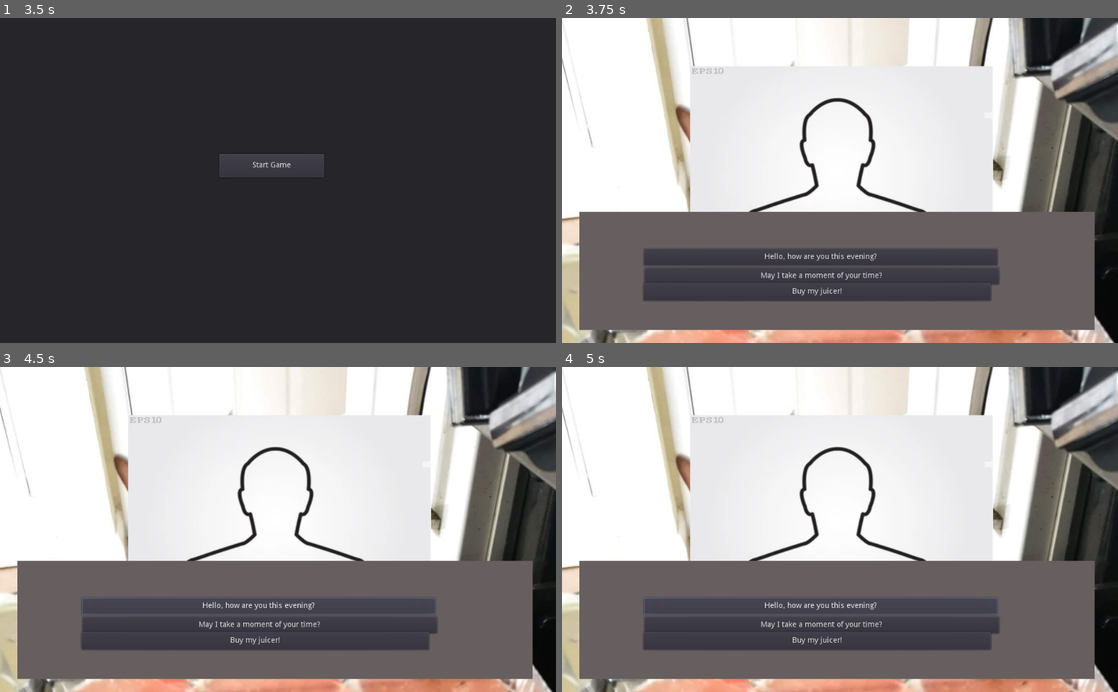
Above: before the commit, frames 1-4 (two rows, left to right).
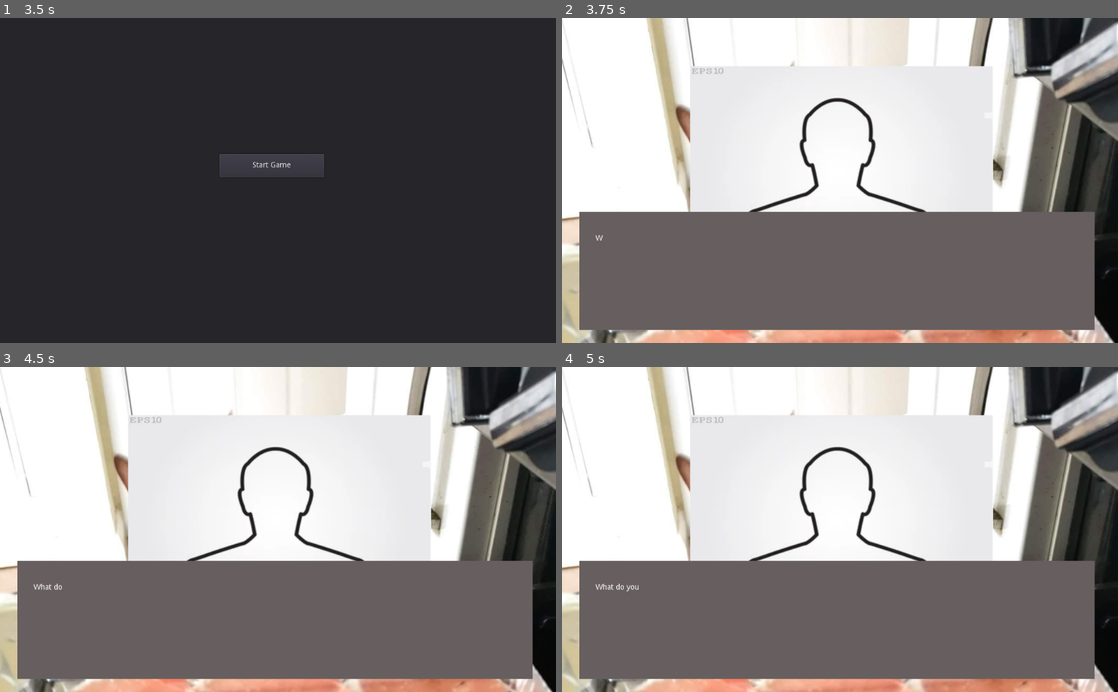
Above: after the commit, the same moments.

Repository: Feketelo/DycerLyfe-International-RenPy-
Game: Godot game, scene res://DycerLyfe.tscn
Two runs of this game, one before a commit and one after it. Both use one fixed random seed, a clock stepped at 60 frames per second and the inputs below.
Inputs (mouse positions are in pixels of both pictures, inside the frame that each line leads up to):
- Up to frame 1 (3.5 s): click (261, 258) at 0.52 s; click (261, 274) at 1.27 s; click (255, 291) at 2.02 s; click (261, 313) at 2.77 s
- Up to frame 2 (3.75 s): click "Start Game" at 3.5 s
- Up to frame 3 (4.5 s): click (261, 607) at 4.25 s, where only the run before the commit has a clickable "Hello, how are you this eveni…"
- Up to frame 4 (5 s): no input

Frame 1 is identical in both runs. In frame 2, 9.7% of the frame differs, in the area x 6-79%, y 66-88%; in frame 3, 9.9%; in frame 4, 9.9%.
Error before the commit: Invalid set index 'text' (on base: 'null instance') with value of type 'String'. (res://HouseCall_1.gd:70)

Commit message:
whatever is here

Diff:
--- a/Dialogue.gd
+++ b/Dialogue.gd
@@ -1,8 +1,13 @@
 extends Node
 
+
 var encounter_1 = [
-	{
+	{	# 0
+		"Type": "Text",
 		"Text": "What do you want?",
+	},
+	{	# 1
+		"Type": "Choices",
 		"Choices": [
 			{	"Text": "Hello, how are you this evening?",
 				"Success%": 100,
@@ -27,8 +32,13 @@
 			 }
 		]
 	},
-	{
+	{	# 2
+		"Type": "Text",
 		"Text": "What is it?",
+		"GoTo": 3
+	},
+	{	# 3
+		"Type": "Choices",
 		"Choices": [
 			{
 				"Text": "I'm here with the renowned dycerLyfe International brand 5-in-1 Ultimate Juicerator. It has won 3 industry awards just this year!",
@@ -36,50 +46,61 @@
 				"SuccessText": "But what can the Juicerator do for me?",
 				"FailureText": "DycerLyfe? I don't know about all that.",
 				"Points": 1,
-				"GoTo": 3
+				"GoTo": 4
 			},
 			{	"Text": "Let me demonstrate for you the juiceing power of the dycerLyfe International brand 5-in-1 Ultimate Juicerator on this fresh apple.",
 				"Success%": 50,
 				"SuccessText": "That's some fresh-looking apple juice!",
 				"FailureText": "I'm allergic to apples.",
 				"Points": 2,
-				"GoTo": 4
+				"GoTo": 6
 			 },
 			 {	"Text": "Give me your shoe. I'm going to juice it. *Whirring noises*",
 				"Success%": 5,
 				"SuccessText": "I didn't know my shoe had so much juice!",
 				"FailureText": "I loved that shoe.",
 				"Points": 3,
-				"GoTo": 5
+				"GoTo": 8
 			 }
 		]
 	},
-	{
+	{	# 4
+		"Type": "Text",
 		"Text": "I'm just a fruit seller!",
+	},
+	{	# 5
+		"Type": "Choices",
 		"Choices": [
 			{
 				"Text": "Sounds like there are lots of delicious options for you then!",
 				"Success%": 75,
 				"SuccessText": "You're right!",
 				"FailureText": "I would NEVER eat my own fruit.",
-				"Points": 1
+				"Points": 1,
+				"GoTo": 10
 			},
 			{	"Text": "Have you thought about expanding your business into selling juices with those fruit?",
 				"Success%": 50,
 				"SuccessText": "That's a great idea!",
 				"FailureText": "After what happened to my brother? No way!",
 				"Points": 2,
+				"GoTo": 10
 			 },
 			{	"Text": "Would you like to resell a Juicerator at your business for 15% markup? I really need this sale.",
 				"Success%": 25,
 				"SuccessText": "Sure, that's a good deal for me.",
 				"FailureText": "That's the worst sales pitch I've ever heard.",
 				"Points": 3,
+				"GoTo": 10
 			}
 		]
 	},
-	{
+	{	# 6
+		"Type": "Text",
 		"Text": "What else can it juice?",
+	},
+	{	# 7
+		"Type": "Choices",
 		"Choices": [
 			{
 				"Text": "It can juice as many fruits as can fit in the Juiceration Chamber!",
@@ -102,43 +123,43 @@
 			}
 		]
 	},
-	{
-		"Text": "",
+	{	 # 8
+		"Type": "Text",
+		"Text": "...",
+	},
+	{	# 9
+		"Type": "Choices",
 		"Choices": [
 			{
 				"Text": "You'd be surprised how much juice you could find if you purchased the dycerLyfe International brand 5-in-1 Ultimate Juicerator!",
 				"Success%": 75,
 				"SuccessText": "Incredible! I can't wait to juice my pants.",
 				"FailureText": "I don't know how interested I am in other juices.",
-				"Points": 1
+				"Points": 1,
+				"GoTo": 10
 			},
 			{	"Text": "And I think that was the less juicy foot!",
 				"Success%": 50,
 				"SuccessText": "Oh, you flatter me!",
 				"FailureText": "I'm very sensitive about my juicy feet.",
 				"Points": 2,
+				"GoTo": 10
 			 },
 			{	"Text": "Now try drinking it.",
 				"Success%":5,
 				"SuccessText": "I can taste all the naturally occurring nutrients!",
 				"FailureText": "This tastes like shoe. And NOT in a good way.",
 				"Points": 3,
+				"GoTo": 10
 			}
 		]
-	}
-
+	},
 ]
 
-var success_dialogue = [
-	{
-		"Text": "I would absolutely love a juicer!",
-		"Choices": ["","","",""]
-	}
-]
+var success_text = {
+	"Text": "I would absolutely love a juicer!",
+}
 
-var failure_dialogue = [
-	{
-		"Text": "Get out!",
-		"Choices": ["","","",""]
-	}
-]
+var failure_text = {
+	"Text": "Get out!",
+}
--- a/DycerLyfe.tscn
+++ b/DycerLyfe.tscn
@@ -15,7 +15,7 @@
 [node name="CharacterPosition" type="Position2D" parent="."]
 position = Vector2( 514, 277 )
 
-[node name="Dialogue" type="Node" parent="."]
+[node name="Encounter1" type="Node" parent="."]
 script = ExtResource( 2 )
 
 [node name="Control" type="Control" parent="."]
@@ -29,6 +29,7 @@
 texture = ExtResource( 3 )
 
 [node name="TextBox" type="ColorRect" parent="Control"]
+visible = false
 margin_left = 32.0
 margin_top = 358.0
 margin_right = 981.0
@@ -44,24 +45,28 @@
 [node name="Tween" type="Tween" parent="Control/TextBox"]
 
 [node name="dialogue_option_1" type="Button" parent="Control/TextBox" groups=["dialogue_options"]]
+visible = false
 margin_left = 119.0
 margin_top = 68.0
 margin_right = 770.0
 margin_bottom = 99.0
 
 [node name="dialogue_option_2" type="Button" parent="Control/TextBox" groups=["dialogue_options"]]
+visible = false
 margin_left = 120.0
 margin_top = 103.0
 margin_right = 773.0
 margin_bottom = 134.0
 
 [node name="dialogue_option_3" type="Button" parent="Control/TextBox" groups=["dialogue_options"]]
+visible = false
 margin_left = 118.0
 margin_top = 131.0
 margin_right = 758.0
 margin_bottom = 164.0
 
 [node name="dialogue_option_4" type="Button" parent="Control/TextBox" groups=["dialogue_options"]]
+visible = false
 margin_left = 117.0
 margin_top = 170.0
 margin_right = 772.0
--- a/HouseCall_1.gd
+++ b/HouseCall_1.gd
@@ -1,9 +1,10 @@
 extends Control
 
-onready var text = get_parent().get_node("Dialogue").encounter_1
+onready var text = get_parent().get_node("Encounter1").encounter_1
 onready var dialogue_options = get_tree().get_nodes_in_group("dialogue_options")
 onready var StartScreen = get_parent().get_node("StartScreen")
 var dialogue_index = 0
+var next_index = 1
 var rng = RandomNumberGenerator.new()
 var finished
 var active
@@ -11,119 +12,114 @@
 var success_chance
 
 func _ready():
-	#load_dialogue()
+	#choose_scene()
 	pass
 
 func _physics_process(delta):
 	if active:
 		if Input.is_action_just_pressed("ui_accept"):
-			$TextBox/RichTextLabel.bbcode_text = "CLICK"
+			print_debug("space")
 			if finished == true:
-				load_dialogue()
+				dialogue_index += 1
 			else:
 				$TextBox/Tween.stop_all()
 				$TextBox/RichTextLabel.percent_visible = 1
 				finished = true
 
-		for button in dialogue_options:
-			if button.text == "":
-				button.visible = false
-			else:
-				button.visible = true
-		load_dialogue()
+			for button in dialogue_options:
+				if button.text == "":
+					button.visible = false
+				else:
+					button.visible = true
+			progress_scene()
 
-func load_dialogue():
+
+func progress_scene():
 	if dialogue_index < text.size():
 		active = true
 		finished = false
-		$TextBox.visible = true
-		$TextBox/RichTextLabel.visible = true
-		$TextBox/RichTextLabel.bbcode_text = text[dialogue_index]["Text"]
-
-		var button_index = 0
-		for button in dialogue_options:
-			if button_index < text[dialogue_index]["Choices"].size():
-				button.text = text[dialogue_index]["Choices"][button_index]["Text"]
-			button_index += 1
-
-		$TextBox/RichTextLabel.percent_visible = 0
-		$TextBox/Tween.interpolate_property(
-			$TextBox/RichTextLabel, "percent_visible", 0, 1, 2,
-			Tween.TRANS_LINEAR, Tween.EASE_IN_OUT
-		 )
-		$TextBox/Tween.start()
-
+		# TODO this should be a switch statement
+		if text[dialogue_index]["Type"] == "Text":
+			display_dialogue()
+		elif text[dialogue_index]["Type"] == "Choices":
+			display_buttons()
+			print_debug("display choices")
 	else:
 		$TextBox.visible = false
 		active = false
 		finished = true
 
-func display_dialogue(words):
-	pass
+func display_dialogue():
+	if dialogue_index < text.size():
+		print_debug("showing text box")
+		tween_text(text[dialogue_index]["Text"])
+	else:
+		progress_scene()
+
+func display_buttons():
+	var button_index = 0
+	for button in dialogue_options:
+		if button_index < text[dialogue_index]["Choices"].size():
+			button.text = text[dialogue_index]["Choices"][button_index]["Text"]
+		button_index += 1
+
+func tween_text(words):
+	$TextBox.visible = true
+	$TextBox/RichTextLabel.visible = true
+	$TextBox/RichTextLabel.bbcode_text = words
+
+	$TextBox/RichTextLabel.percent_visible = 0
+	$TextBox/Tween.interpolate_property(
+	$TextBox/RichTextLabel, "percent_visible", 0, 1, 2,
+		Tween.TRANS_LINEAR, Tween.EASE_IN_OUT
+	)
+	$TextBox/Tween.start()
 
 func calcSuccess(percent):
 	rng.randi_range(0,100) <= percent
-
-func nextDialogue(index, words):
-	$TextBox.visible = true
-	$TextBox/RichTextLabel.bbcode_text = words
-	$TextBox/Label.text = "???"
-	$TextBox/RichTextLabel.visible = true
-	#$TextBox/RichTextLabel.percent_visible = 0
-	#$TextBox/Tween.interpolate_property(
-	#	$TextBox/RichTextLabel, "percent_visible", 0, 1, 2,
-	#	Tween.TRANS_LINEAR, Tween.EASE_IN_OUT
-	#)
-	#$TextBox/Tween.start()
-	if dialogue_index < text[dialogue_index]["Choices"].size() and text[dialogue_index]["Choices"][index]["GoTo"]:
-		dialogue_index = text[dialogue_index]["Choices"][index]["GoTo"] - 1
-	else:
-		dialogue_index +=1
-	load_dialogue()
 
 func _on_Tween_tween_completed(object, key):
 	finished = true
 
 func _on_Button_pressed():
 	StartScreen.hide()
-	load_dialogue()
+	progress_scene()
 
 func _on_dialogue_option_1_pressed():
 	if $TextBox/dialogue_option_1.text == text[dialogue_index]["Choices"][0]["Text"]:
 		success_chance = text[dialogue_index]["Choices"][0]["Success%"]
 		if calcSuccess(success_chance):
 			points += text[dialogue_index]["Choices"][0]["Points"]
-			nextDialogue(0, text[dialogue_index]["Choices"][0]["SuccessText"])
+			finished = false
+			tween_text(text[dialogue_index]["Choices"][0]["SuccessText"])
 		else:
 			points -= text[dialogue_index]["Choices"][0]["Points"]
-			nextDialogue(0, text[dialogue_index]["Choices"][0]["FailureText"])
+			tween_text(text[dialogue_index]["Choices"][0]["FailureText"])
+		dialogue_index = text[dialogue_index]["Choices"][0]["GoTo"]
 
 func _on_dialogue_option_2_pressed():
 	if $TextBox/dialogue_option_2.text == text[dialogue_index]["Choices"][1]["Text"]:
 		success_chance = text[dialogue_index]["Choices"][1]["Success%"]
 		if calcSuccess(success_chance):
 			points += text[dialogue_index]["Choices"][1]["Points"]
-			nextDialogue(1, text[dialogue_index]["Choices"][1]["SuccessText"])
 		else:
 			points -= text[dialogue_index]["Choices"][1]["Points"]
-			nextDialogue(1, text[dialogue_index]["Choices"][1]["FailureText"])
+		dialogue_index = text[dialogue_index]["Choices"][0]["GoTo"]
 
 func _on_dialogue_option_3_pressed():
 	if $TextBox/dialogue_option_3.text == text[dialogue_index]["Choices"][2]["Text"]:
 		success_chance = text[dialogue_index]["Choices"][2]["Success%"]
 		if calcSuccess(success_chance):
 			points += text[dialogue_index]["Choices"][2]["Points"]
-			nextDialogue(2, text[dialogue_index]["Choices"][2]["SuccessText"])
 		else:
 			points -= text[dialogue_index]["Choices"][2]["Points"]
-			nextDialogue(2, text[dialogue_index]["Choices"][2]["FailureText"])
+		dialogue_index = text[dialogue_index]["Choices"][0]["GoTo"]
 
 func _on_dialogue_option_4_pressed():
 	if $TextBox/dialogue_option_4.text == text[dialogue_index]["Choices"][3]["Text"]:
 		success_chance = text[dialogue_index]["Choices"][3]["Success%"]
 		if calcSuccess(success_chance):
 			points += text[dialogue_index]["Choices"][3]["Points"]
-			nextDialogue(3, text[dialogue_index]["Choices"][3]["SuccessText"])
 		else:
 			points -= text[dialogue_index]["Choices"][3]["Points"]
-			nextDialogue(3, text[dialogue_index]["Choices"][3]["FailureText"])
+		dialogue_index = text[dialogue_index]["Choices"][0]["GoTo"]
